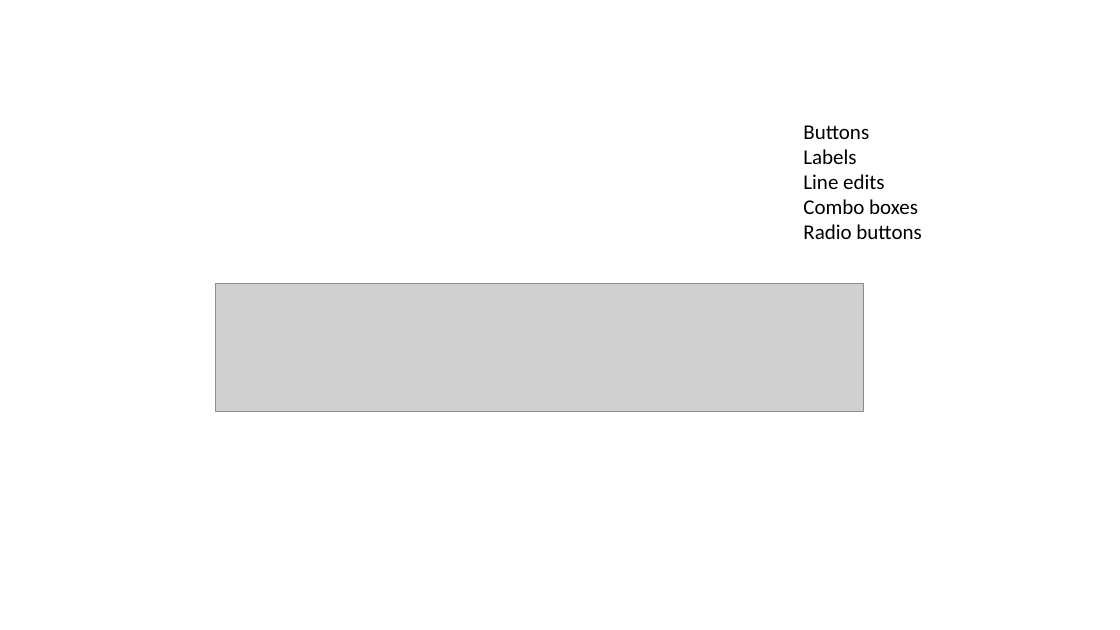
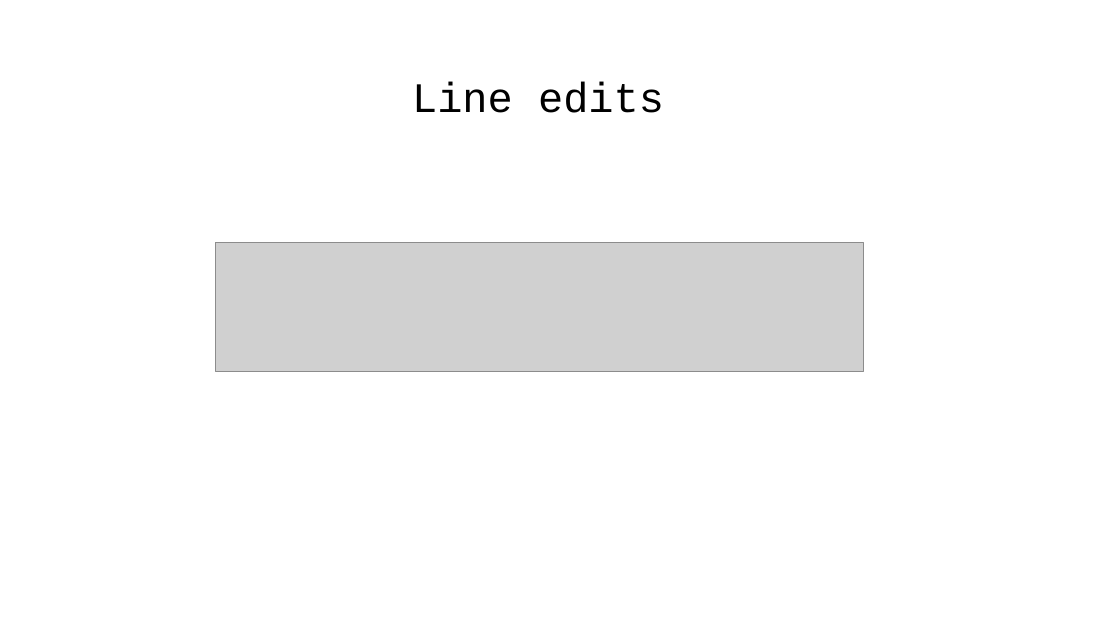
Before and after one commit to mmaleki92/python_teaching, a slide deck: slide 17 of gui/pyqt_start.pptx. Drawn at 1120x630 pixels with LibreOffice and Linux fonts; fonts in the diff are those of the drawing; grey boxes stand for pictures. Boxes give left, top, right and bottom in pixels: in the first picture for what was removed or moved away, otherwise in the second. Text is boxed around its words. In the diff, an @@ line names an element or a change of style, - is before the commit and + after.

```diff
--- a/gui/pyqt_start.pptx
+++ b/gui/pyqt_start.pptx
@@ text added at <box>412,82,664,113</box>, 36 pt, text #000000 @@
+Line edits
@@ text removed at <box>803,125,921,239</box> @@
-Buttons
-Labels
-Line edits
-Combo boxes
-Radio buttons
@@ picture: place and size @@
-picture at <box>216,283,865,412</box>
+picture at <box>216,243,865,371</box>
```
Also in this commit, not shown: 4 other slides changed, 2 slides added, 2 slides removed, 2 other files.
